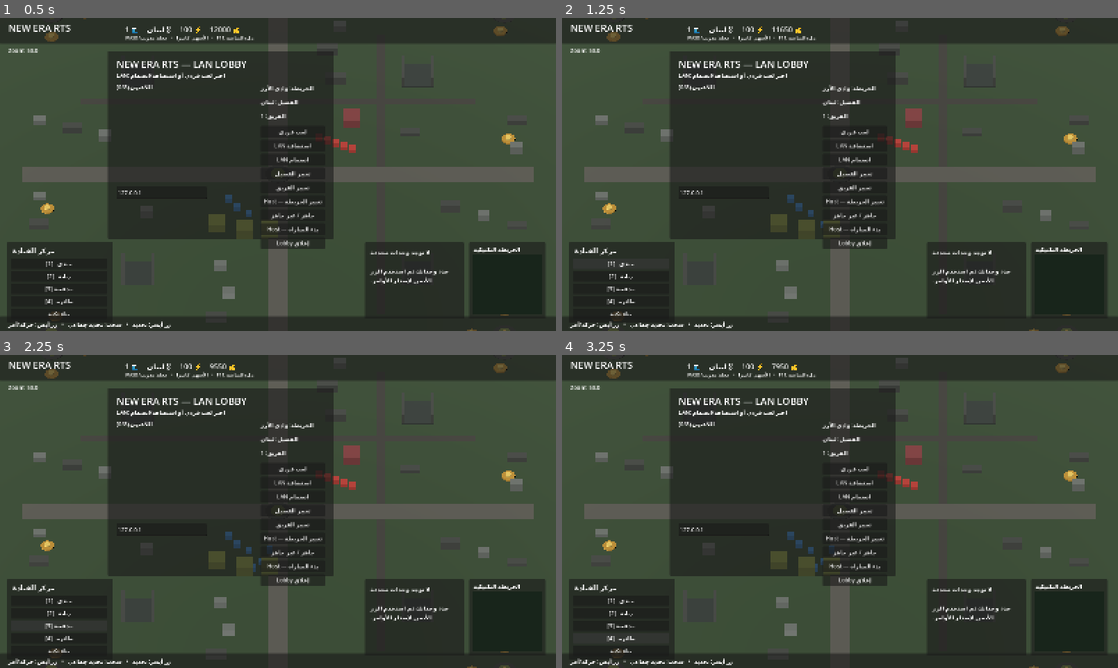
Above: before the commit, frames 1-4 (two rows, left to right).
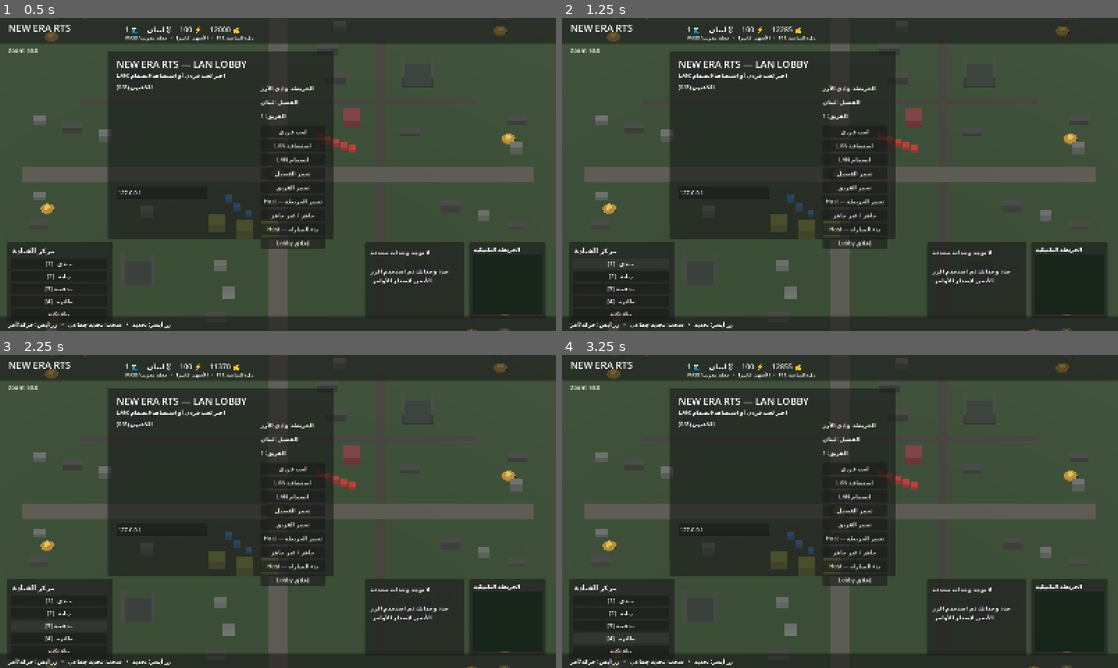
Above: after the commit, the same moments.

Repository: gsgsghdv-pixel/NEW-ERA-RTS
Game: Godot game, scene res://scenes/main.tscn
Two runs of this game, one before a commit and one after it. Both use one fixed random seed, a clock stepped at 60 frames per second and the inputs below.
Inputs:
- Up to frame 1 (0.5 s): no input
- Up to frame 2 (1.25 s): click "جندي [1]" at 0.5 s
- Up to frame 3 (2.25 s): click "دبابة [2]" at 1.25 s; click "مدفعية [3]" at 2 s
- Up to frame 4 (3.25 s): click "طائرة [4]" at 2.75 s

Frame 1 is identical in both runs. In frame 2, less than 0.1% of the frame differs, in the area x 38-47%, y 2-68%; in frame 3, 0.1%, in the area x 37-49%, y 2-70%; in frame 4, less than 0.1%.
Error before the commit: Parse Error: Cannot infer the type of "key" variable because the value doesn't have a set type. (res://scripts/rts_build_integration.gd:97)

Commit message:
Fix strict GDScript typing in build integration

Diff:
--- a/scripts/rts_build_integration.gd
+++ b/scripts/rts_build_integration.gd
@@ -94,7 +94,7 @@
         var owner_peer := int(building.get_meta("owner_peer", 0))
         if owner_peer <= 0:
             continue
-        var key := building.get_instance_id()
+        var key: int = building.get_instance_id()
         if registered_buildings.has(key):
             continue
         register_existing_building(owner_peer, building)
@@ -173,7 +173,7 @@
     return ""
 
 func _rewire_button(button: Button, kind: String) -> void:
-    var key := button.get_instance_id()
+    var key: int = button.get_instance_id()
     if rewired_buttons.get(key, "") == kind:
         return
     for connection in button.pressed.get_connections():
@@ -191,11 +191,11 @@
         return
     if command.begins_with("BUILD:"):
         var kind := command.trim_prefix("BUILD:")
-        var position := _next_build_position(kind, owner_peer)
+        var position: Variant = _next_build_position(kind, owner_peer)
         if position == null:
             _on_construction_rejected(owner_peer, kind, "لا يوجد موقع صالح ضمن القاعدة")
             return
-        if issue_build(kind, position, owner_peer):
+        if issue_build(kind, position as Vector3, owner_peer):
             _sync_main_resources(owner_peer)
     elif command.begins_with("UNIT:"):
         var unit_kind := command.trim_prefix("UNIT:")
